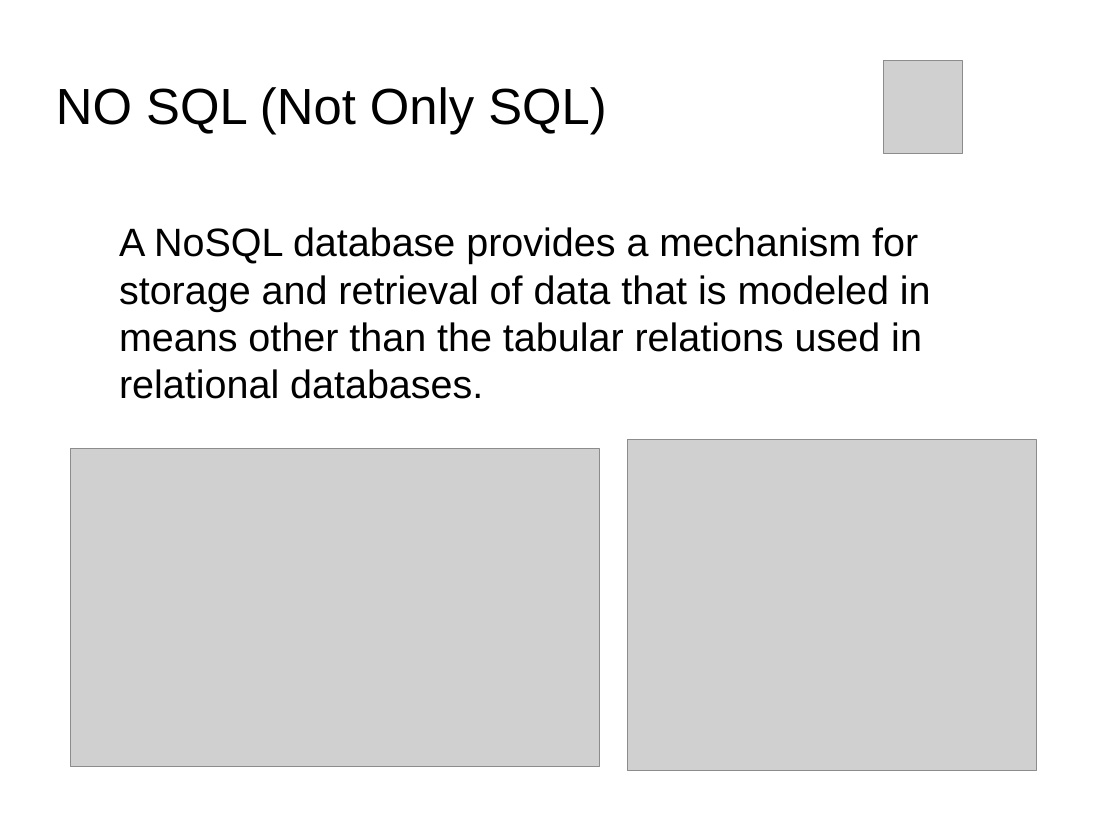
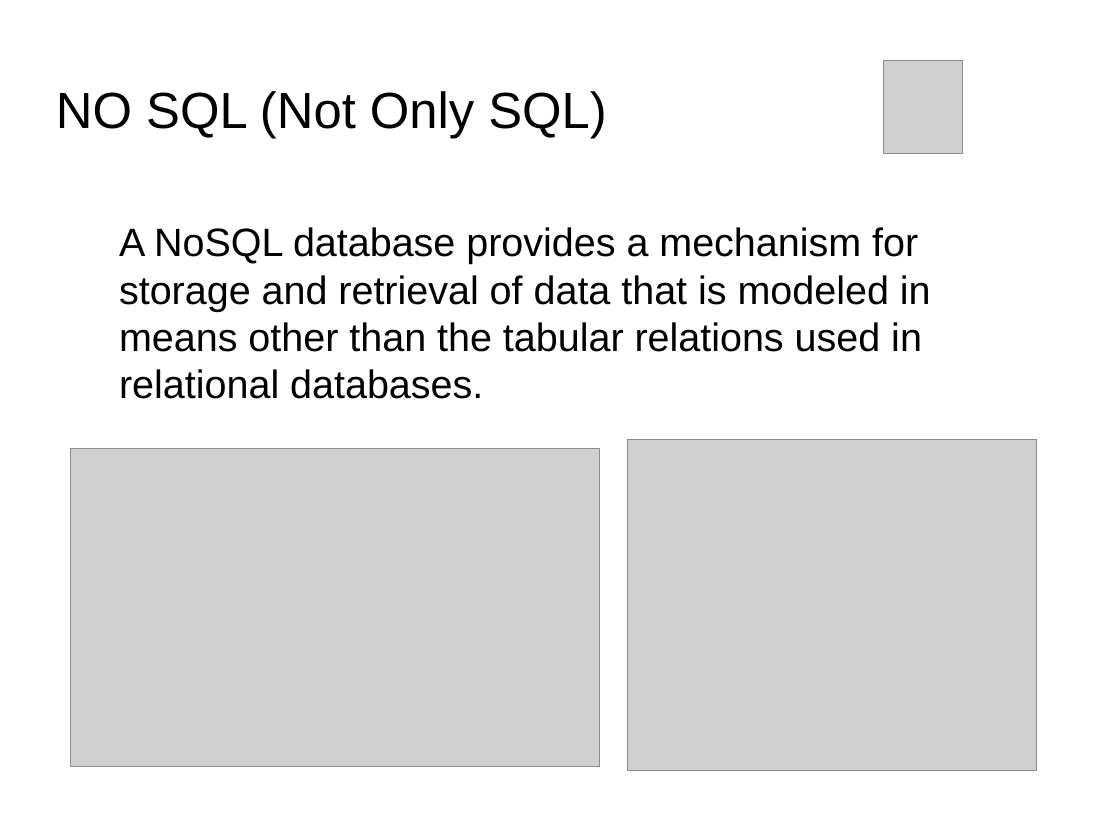
Before and after one commit to Bhakti/mongo_session, a slide deck: slide 3 of MongoDB_Session.odp. Drawn at 1120x840 pixels with LibreOffice and Linux fonts; fonts in the diff are those of the drawing; grey boxes stand for pictures; background and template pictures are left out. Boxes give left, top, right and bottom in pixels: in the first picture for what was removed or moved away, otherwise in the second. Text is boxed around its words. In the diff, an @@ line names an element or a change of style, - is before the commit and + after.

```diff
--- a/MongoDB_Session.odp
+++ b/MongoDB_Session.odp
@@ title "NO SQL (Not Only SQL)": place and size @@
-title "NO SQL (Not Only SQL)" at <box>56,87,606,134</box>
+title "NO SQL (Not Only SQL)" at <box>56,91,606,138</box>
```
Also in this commit, not shown: 3 other slides changed, 8 other files.
